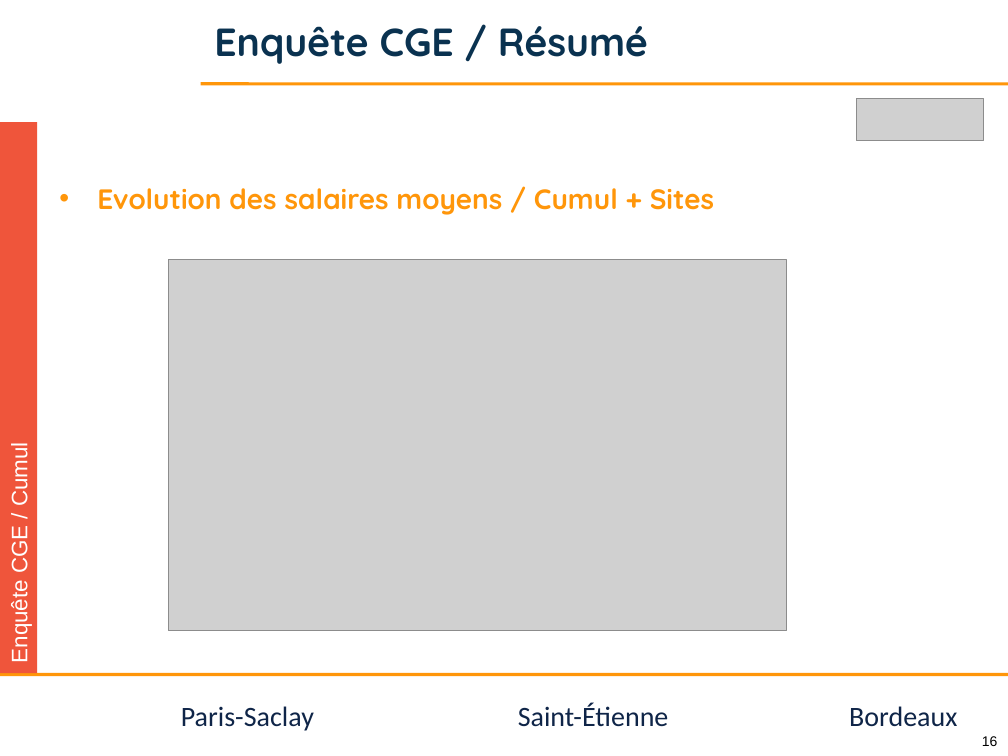
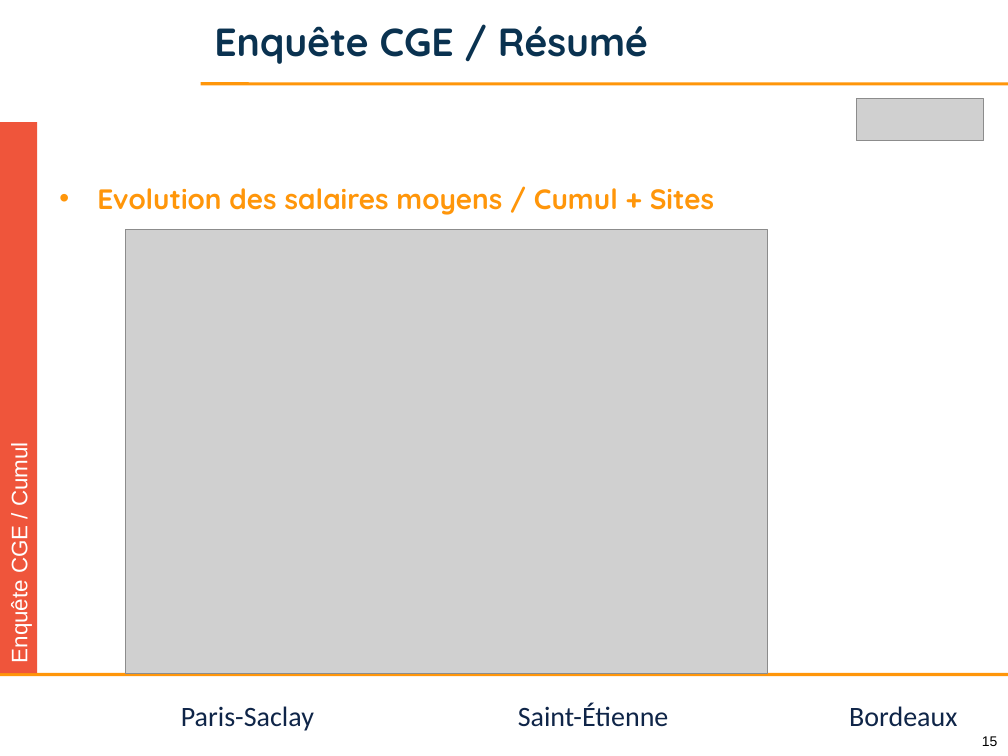
Before and after one commit to jvillemejane/jvillemejane, a slide deck: slide 15 of Presentations/2024_COPERF_CGE.pptx (slide 16 before the commit). Drawn at 1008x756 pixels with LibreOffice and Linux fonts; fonts in the diff are those of the drawing; grey boxes stand for pictures; background and template pictures are left out. Boxes give left, top, right and bottom in pixels: in the first picture for what was removed or moved away, otherwise in the second. Text is boxed around its words. In the diff, an @@ line names an element or a change of style, - is before the commit and + after.

```diff
--- a/Presentations/2024_COPERF_CGE.pptx
+++ b/Presentations/2024_COPERF_CGE.pptx
@@ picture: place and size @@
-picture at <box>168,260,786,631</box>
+picture at <box>126,230,768,673</box>
@@ page number at <box>982,736,998,746</box>: text changed @@
-16
+15
```
Also in this commit, not shown: 6 other slides changed, 2 slides added, 3 slides removed, 1 other file.
